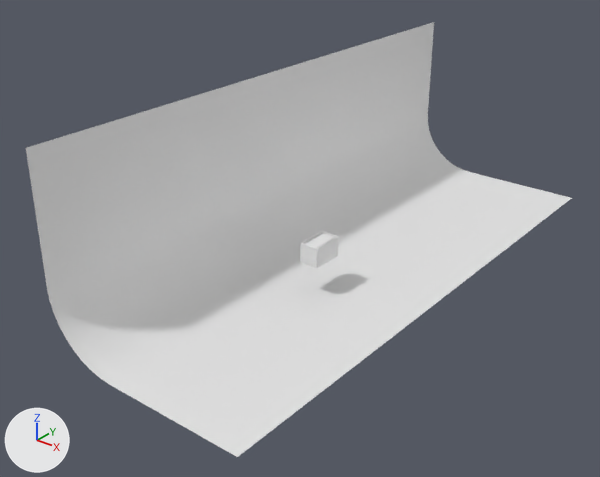
A saved change to the Blender file container.blend.
The view is the same before and after, from a camera (50 mm lens) standing at (4.13, -5.45, 3.72) and looking at (-0.32, 0.12, 0.26). Lighting does not change. The marker at lower left points along +X, +Y and +Z. The older version comes first.

Objects in the first picture: 'Cube', 'container_base' and 1 more.
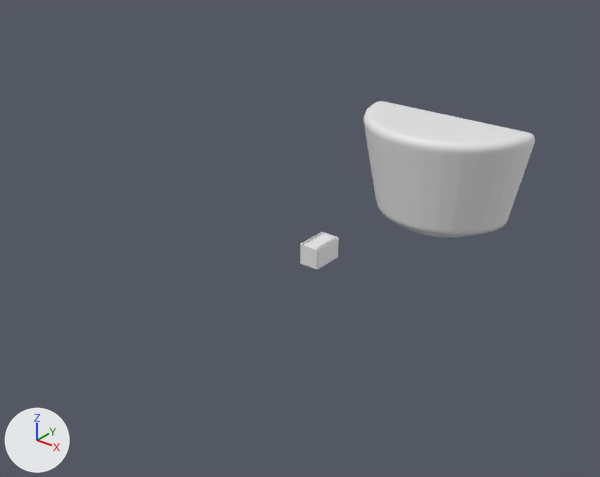
Boxes [x1, y1, x2, y2] around the edits, measured in the pictures (600 x 477 px):
'Cube', hidden: before [26, 22, 571, 457]
'Cylinder.002', added: after [364, 101, 535, 237]
'container_base', moved: before [300, 231, 339, 268]; after [300, 232, 339, 269]

What changed in the scene script:
```text
Add me_cylinder_002:
    me_cylinder_002.from_pydata(...)  # 10272 vertices, 19589 faces; spans x -1.68..1.69, y -0.95..0.75, z -0.14..1.94
    me_cylinder_002.polygons.foreach_set('use_smooth', [True] * 19589)
Change ob_container_base:
    ob_container_base.location: (0.0, 0.0, 0.294) -> (0.0, 0.0, 0.285)
Change ob_cube:
    add ob_cube.hide_set(True)
Add ob_cylinder_002:
    ob_cylinder_002 = bpy.data.objects.new('Cylinder.002', me_cylinder_002)
    ob_cylinder_002.location = (0.0, 1.957, -0.118)
    ob_cylinder_002.scale = (0.576, 0.576, 0.576)
```
